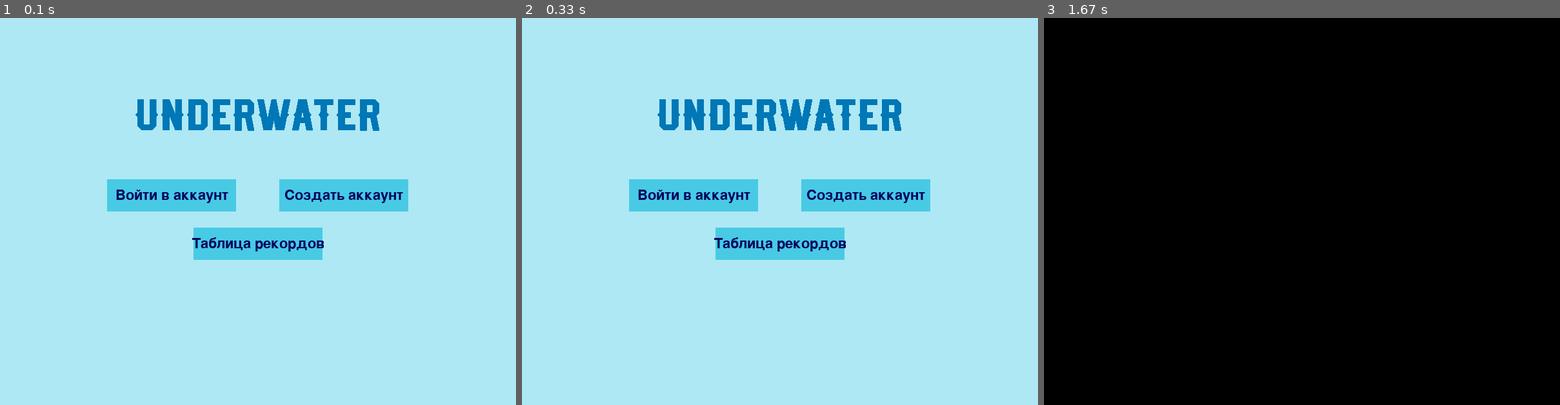
Above: before the commit, frames 1-3 (left to right).
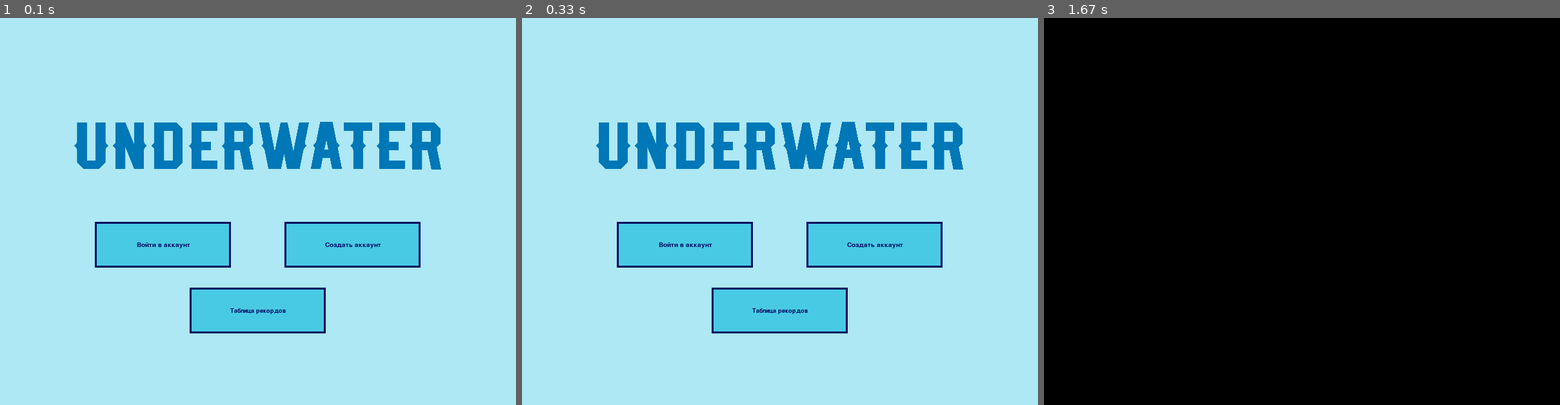
Above: after the commit, the same moments.

Repository: RaZe31-cs/pygameYandex
Game: pygame game, started from start_window.py
Same seed, same stepped clock (60 frames per second), same inputs: the game is played once before the commit and once after it.
Inputs:
- Up to frame 1 (0.1 s): no input
- Up to frame 2 (0.33 s): no input
- Up to frame 3 (1.67 s): click "Таблица рекордов" at 0.38 s

The runs differ from the first frame. In frame 1, 20% of the frame differs, in the area x 14-86%, y 21-82%; in frame 2, 20%; in frame 3, nothing differs.

Commit message:
Стартовое окно

Diff:
--- a/start_window.py
+++ b/start_window.py
@@ -7,7 +7,7 @@
                  normal_textcolor, hovered_textcolor):
         self.rect = pygame.rect.Rect(x, y, width, height)
 
-        self.font = pygame.font.Font(None, height // 6 * 4)
+        self.font = pygame.font.Font(os.path.join('data', 'better-vcr-5.2.ttf'), width // (len(text) - 1))
         self.text = text
 
         self.colors = {'normal_bg': normal_bgcolor, 'hovered_bg': hovered_bgcolor, 'normal_text': normal_textcolor,
@@ -19,7 +19,7 @@
         if self.is_clicked():
             bg_color, text_color = self.colors['hovered_bg'], self.colors['hovered_text']
         screen.fill(bg_color, self.rect)
-
+        pygame.draw.rect(screen, self.colors['normal_text'], (self.rect.x - 1, self.rect.y - 1, self.rect.w + 1, self.rect.h + 1), 3)
         self.btn_text = self.font.render(self.text, True, text_color)
         self.text_rect = self.btn_text.get_rect(center=self.rect.center)
         screen.blit(self.btn_text, self.text_rect)
@@ -28,8 +28,9 @@
         mouse = pygame.mouse.get_pos()
         if self.rect.x <= mouse[0] <= self.rect.x + self.rect.w and self.rect.y <= mouse[
             1] <= self.rect.y + self.rect.h:
-                return True
+            return True
         return False
+
 
 class BaseWindow:
     def __init__(self):
@@ -50,30 +51,27 @@
         self.screen.fill('#ade8f4')
         pygame.display.set_caption('Главный экран')
 
-        btn_width, btn_height = 200, 50
-        btn_login_x, btn_login_y = self.size[0] / 3 - btn_width / 2, self.size[1] / 3 + btn_height
-        btn_reg_x, btn_reg_y = self.size[0] - self.size[0] / 3 - btn_width / 2, self.size[1] / 3 + btn_height
-        btn_records_x, btn_records_y = self.size[0] / 2 - btn_width / 2, self.size[1] / 2 + btn_height / 2
+        btn_width, btn_height = 210, 70
+        btn_login_x, btn_login_y = self.size[0] // 2 - btn_width * 1.2, self.size[1] / 2 + btn_height / 4
+        btn_reg_x, btn_reg_y = self.size[0] // 2 + btn_width * 0.2, self.size[1] / 2 + btn_height / 4
+        btn_records_x, btn_records_y = self.size[0] // 2 - btn_width // 2, self.size[1] / 2 + btn_height * 1.7
 
         normal_bg, hovered_bg = '#48cae4', '#00b4d8'
         normal_text, hovered_text = '#03045e', '#ffffff'
 
         self.btn_login = Button(btn_login_x, btn_login_y, btn_width, btn_height, 'Войти в аккаунт', normal_bg,
                                 hovered_bg, normal_text, hovered_text)
-
         self.btn_reg = Button(btn_reg_x, btn_reg_y, btn_width, btn_height, 'Создать аккаунт', normal_bg,
                               hovered_bg, normal_text, hovered_text)
-
         self.btn_records = Button(btn_records_x, btn_records_y, btn_width, btn_height, 'Таблица рекордов', normal_bg,
                                   hovered_bg, normal_text, hovered_text)
 
         self.btn_group = [self.btn_login, self.btn_reg, self.btn_records]
 
     def display_text(self):
-        f1 = pygame.font.Font(os.path.join('data', 'Aguante-Regular.otf'), 60)
-        text = f1.render('UNDERWATER', True, '#0077b6')
-        x, y = self.size[0] / 2 - text.get_width() / 2, self.size[1] / 2 - text.get_width() / 2
-        text_w, text_h = text.get_width(), text.get_height()
+        f = pygame.font.Font(os.path.join('data', 'Aguante-Regular.otf'), 90)
+        text = f.render('UNDERWATER', True, '#0077b6')
+        x, y = self.size[0] // 2 - text.get_width() // 2, self.size[1] // 2 - text.get_width() / 3.5
         self.screen.blit(text, (x, y))
 
     def draw(self):
